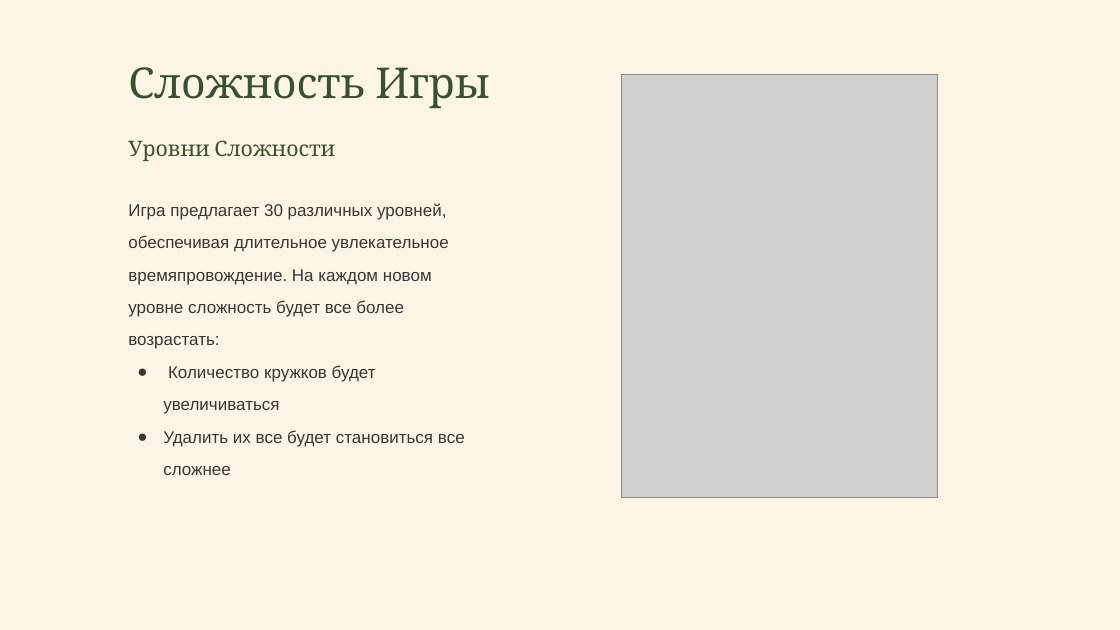
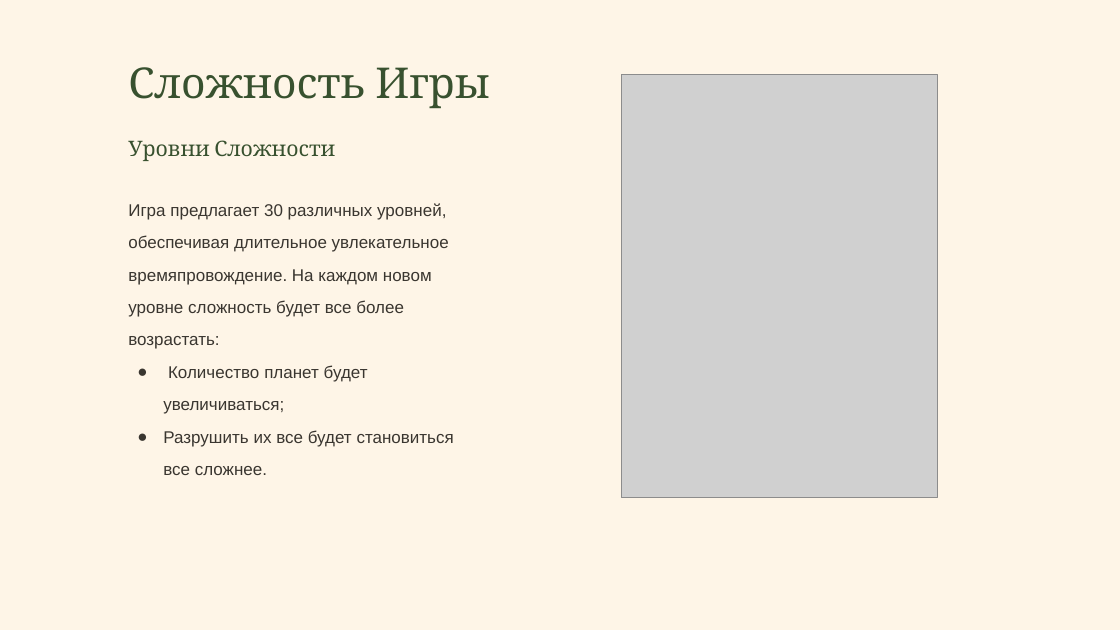
Before and after one commit to Dan41kPlay/cut-them-all, a slide deck: slide 6 of destroy-Them-All.pptx. Drawn at 1120x630 pixels with LibreOffice and Linux fonts; fonts in the diff are those of the drawing; grey boxes stand for pictures. Boxes give left, top, right and bottom in pixels: in the first picture for what was removed or moved away, otherwise in the second. Text is boxed around its words. In the diff, an @@ line names an element or a change of style, - is before the commit and + after.

```diff
--- a/destroy-Them-All.pptx
+++ b/destroy-Them-All.pptx
@@ text at (163,365,454,475): text changed @@
-● Количество кружков будет увеличиваться
-● Удалить их все будет становиться все сложнее
+● Количество планет будет увеличиваться;
+● Разрушить их все будет становиться все сложнее.
```
Also in this commit, not shown: 4 other slides changed, 1 slide removed.
